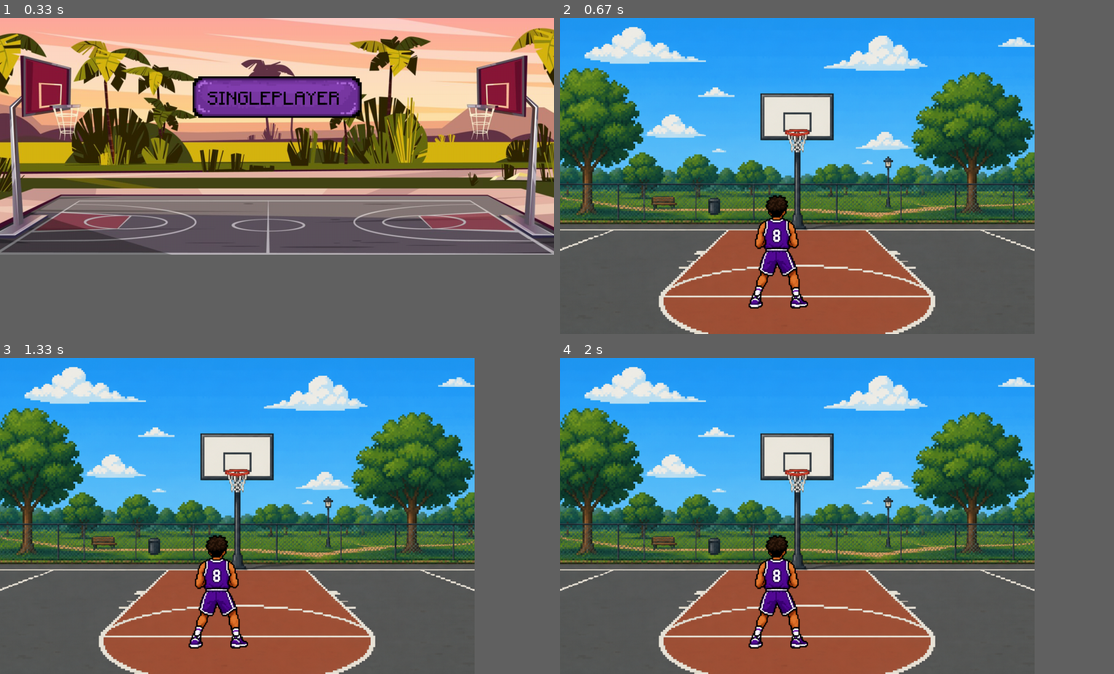
Above: before the commit, frames 1-4 (two rows, left to right).
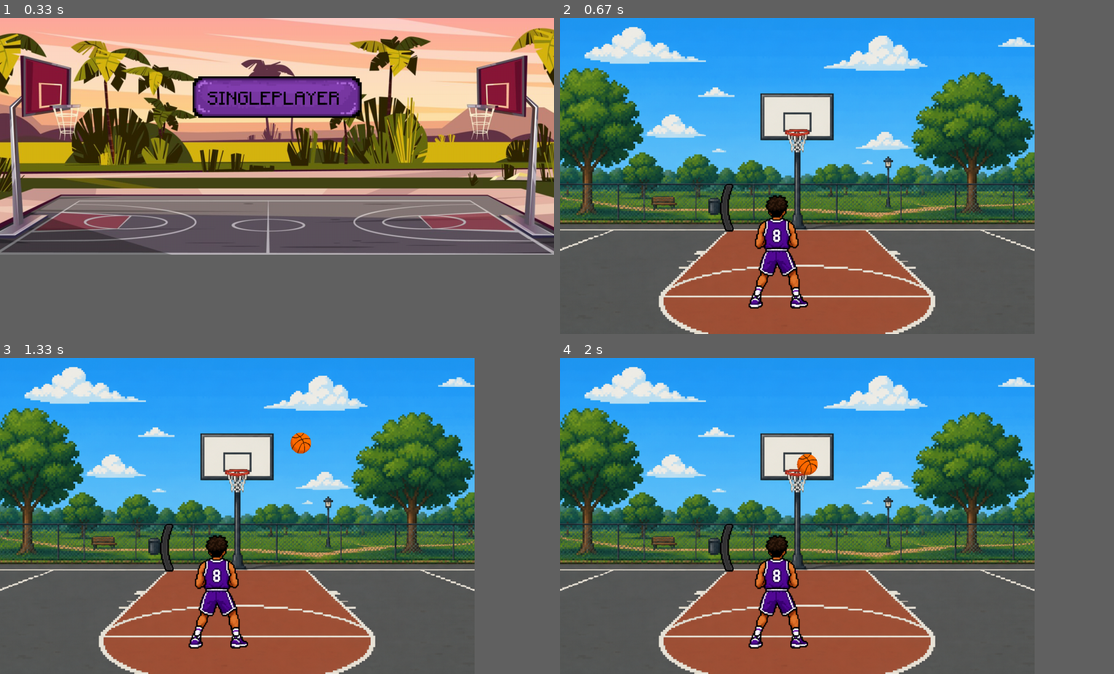
Above: after the commit, the same moments.

Repository: AndrewPal04/Pygame-Basketball
Game: pygame game, started from main.py
Two runs of this game, one before a commit and one after it. Both use one fixed random seed, a clock stepped at 60 frames per second and the inputs below.
Inputs (mouse positions are in pixels of both pictures, inside the frame that each line leads up to):
- Up to frame 1 (0.33 s): no input
- Up to frame 2 (0.67 s): click (837, 97) at 0.38 s
- Up to frame 3 (1.33 s): tap Space at 0.67, 1.07 s
- Up to frame 4 (2 s): tap Space at 1.37, 1.57, 1.9 s

Frame 1 is identical in both runs. In frame 2, 0.2% of the frame differs, in the area x 28-32%, y 52-68%; in frame 3, 0.4%, in the area x 28-57%, y 23-68%; in frame 4, 0.4%.

Commit message:
Added shot meter and ball movement

Diff:
--- a/main.py
+++ b/main.py
@@ -1,5 +1,14 @@
 import pygame
 from classes import Background, Button
+
+#Function to move the ball through the list
+def advance_ball(ball, path, index):
+    if index < len(path):
+        ball.rect.center = path[index]
+        index += 1
+    else:
+        index = len(path)
+    return index
 
 pygame.init()
 screen_width = 1400
@@ -50,11 +59,32 @@
     shot3Img=pygame.image.load("shot3.png")
     player=Background(shot1Img, 0.4, 550, 590)
 
+    meter1Img=pygame.image.load("meter1.png")
+    meter2Img=pygame.image.load("meter2.png")
+    meter3Img=pygame.image.load("meter3.png")
+    meter4Img=pygame.image.load("meter4.png")
+    meter5Img=pygame.image.load("meter5.png")
+    meterCharging = Background(meter1Img, 0.2, 420, 480)
+
     meter = 0
     charging = False
 
     BALLImg=pygame.image.load("basketball.png")
     ball=Background(BALLImg, 0.25, 550, 590)
+
+    #Ball movement
+    MAKE_PATH = [(586, 350), (585, 310), (584, 274), (583, 242), (582, 215), (582, 191),
+    (582, 171), (582, 156), (582, 144), (583, 137), (583, 134), (584, 135), (586, 140),
+    (587, 149), (589, 162), (590, 179), (592, 200), (595, 225), (597, 254), (600, 288),
+    (610, 341), (621, 394), (631, 448), (642, 501), (652, 554)
+    ]
+    MISS_PATH = [(586, 350), (606, 307), (625, 269), (642, 238), (659, 212), (675, 192),
+    (690, 178), (704, 169), (717, 167), (729, 170), (740, 179), (751, 194), (760, 215),
+    (768, 242), (776, 274), (782, 313), (787, 357), (792, 407), (795, 462), (798, 524)
+    ]
+    path = []
+    path_index =0
+    shot_state ="idle"
 
     while True:
         for event in pygame.event.get():
@@ -63,6 +93,10 @@
                 quit()
         keystate = pygame.key.get_pressed()
         wasCharging = charging
+
+        #For checking coordinates:
+        if event.type == pygame.MOUSEBUTTONDOWN:
+            print(pygame.mouse.get_pos())
 
         if keystate[pygame.K_SPACE]:
             charging = True
@@ -78,28 +112,53 @@
             if meter < 0:
                 meter = 0
 
-        if meter < 33:
+        if meter < 10:
+            meterCharging = Background(meter1Img, 0.2, 420, 480)
+
+        elif meter < 33:
             player=Background(shot1Img, 0.4, 550, 590)
             ball=Background(BALLImg, 0.25, 550, 590)
+            meterCharging = Background(meter2Img, 0.2, 420, 480)
+
+        elif meter < 50:
+            meterCharging = Background(meter3Img, 0.2, 420, 480)
+
         elif meter < 66:
             player=Background(shot2Img, 0.4, 550, 590)
             ball=Background(BALLImg, 0.25, 560, 445)
+            meterCharging = Background(meter4Img, 0.2, 420, 480)
+
+        elif meter < 70:
+            meterCharging = Background(meter5Img, 0.2, 420, 480)
         else:
             player=Background(shot3Img, 0.4, 540, 530)
             ball=Background(BALLImg, 0.25, 586, 350)
+            meterCharging = Background(meter4Img, 0.2, 420, 480)
+
 
 
         if not charging and wasCharging:
             release = meter
             if 67 <= release <= 85:
                 print("make")
+                path = MAKE_PATH
             else:
                 print("miss")
+                path = MISS_PATH
+            path_index =0
+            shot_state = "flying"
+
+        if shot_state == "flying":
+            path_index =advance_ball(ball, path, path_index)
+            if path_index >=len(path):
+               shot_state ="idle"
+
 
 
         halfCourt.draw(screen)
         ball.draw(screen)
         player.draw(screen)
+        meterCharging.draw(screen)
 
 
         pygame.display.update()
@@ -108,12 +167,9 @@
 """
 Homework
 Github: https://github.com/AndrewPal04/Pygame-Basketball
-For homework, I want you to either find images, have AI
-create images, or make your own images for the shot meter
-(at least 3) so that we can add in the meter for when
-the user is charging their shot. Try to add a new
-Background object (like the player) where it can change
-pictures to each different image when the user charges
-the shot.
+For homework, I want you to start building up the scoreboard.
+You should start with the background for the score, and get
+images for 1 through 9, so we can change the numbers depending
+on how many times the user has made the shot!
 Good Luck!
 """
Binary file added: meter1.png
Binary file added: meter2.png
Binary file added: meter3.png
Binary file added: meter4.png
Binary file added: meter5.png
